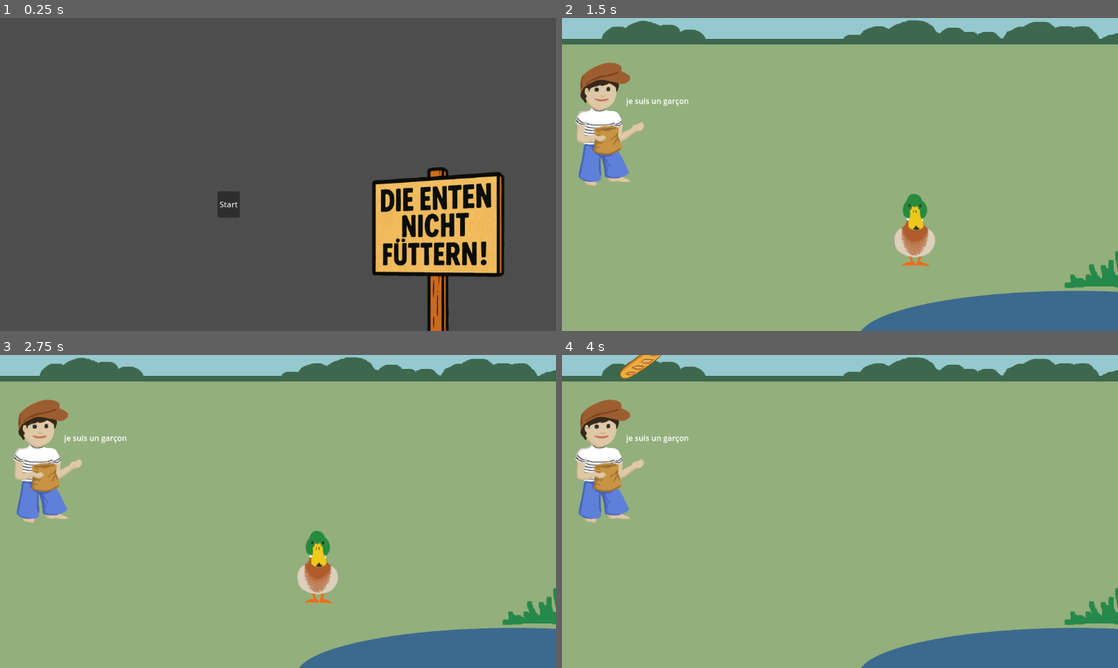
Above: before the commit, frames 1-4 (two rows, left to right).
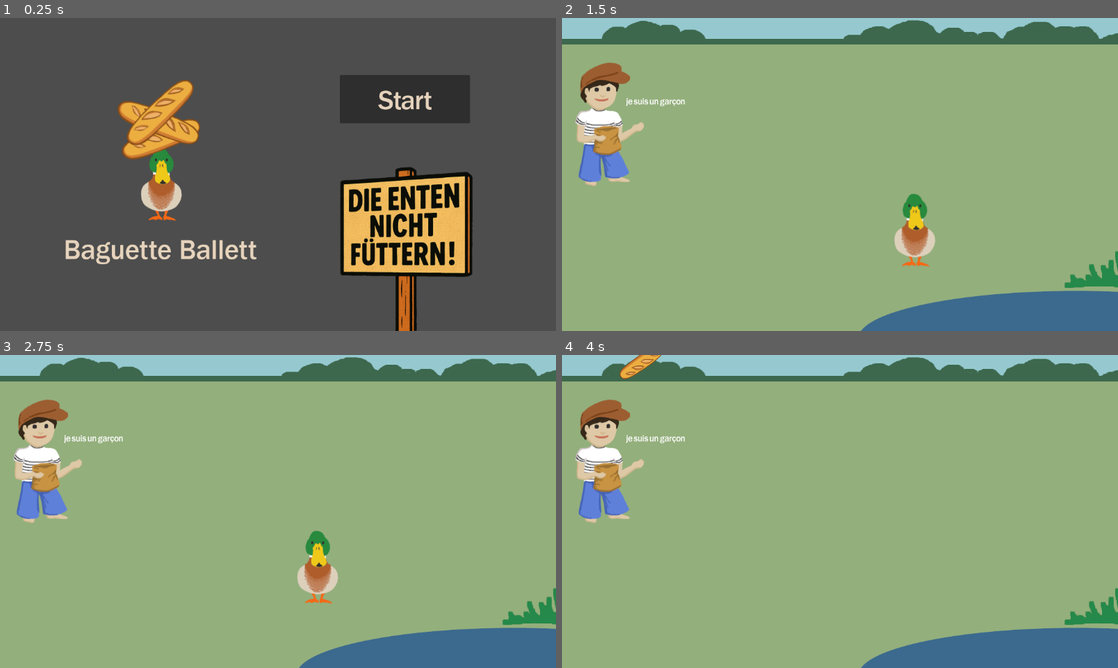
Above: after the commit, the same moments.

Repository: baguette-ballett/baguette-ballett
Game: Godot game, scene res://scenes/intro/intro.tscn
Same seed, same stepped clock (60 frames per second), same inputs: the game is played once before the commit and once after it.
Inputs:
- Up to frame 1 (0.25 s): no input
- Up to frame 2 (1.5 s): click "Start" at 0.5 s; tap Enter (ui_accept) at 1.25 s; hold Right (ui_right) from 1.28 s (still down)
- Up to frame 3 (2.75 s): tap Enter (ui_accept) at 1.52, 2.27 s; release Right (ui_right) at 2.03 s; hold Left (ui_left) from 2.03 s (still down)
- Up to frame 4 (4 s): release Left (ui_left) at 2.78 s; hold Right (ui_right) from 2.78 s (still down); tap Enter (ui_accept) at 3.77 s

The runs differ from the first frame. In frame 1, 16% of the frame differs, in the area x 11-91%, y 18-100%; in frame 2, 0.1%; in frame 3, 0.1%; in frame 4, 0.1%.

Commit message:
use custom font and adjust intro scene

Diff:
--- a/project.godot
+++ b/project.godot
@@ -18,6 +18,10 @@
 [display]
 
 window/stretch/mode="viewport"
+
+[gui]
+
+theme/custom_font="uid://nkrllbvd058o"
 
 [input]
 
--- a/scenes/intro/intro.tscn
+++ b/scenes/intro/intro.tscn
@@ -8,6 +8,7 @@
 [ext_resource type="Script" uid="uid://cyxtftd24c51c" path="res://scenes/intro/duckpoop.gd" id="4_ir5dn"]
 [ext_resource type="AudioStream" uid="uid://dcne1dgqnk5u7" path="res://assets/sounds/poop-pfft.wav" id="7_exgwc"]
 [ext_resource type="AudioStream" uid="uid://tnbk2sx0xn22" path="res://assets/sounds/poop-splat.wav" id="8_xk0cr"]
+[ext_resource type="Texture2D" uid="uid://dpcp36kepg8ox" path="res://assets/sprites/logo_transparent.png" id="9_xk0cr"]
 
 [sub_resource type="Shortcut" id="Shortcut_1rrv8"]
 
@@ -17,7 +18,7 @@
 script = ExtResource("1_8twl8")
 
 [node name="Clean Sign" type="Sprite2D" parent="."]
-position = Vector2(908, 481)
+position = Vector2(842, 481)
 scale = Vector2(0.70459, 0.743408)
 texture = ExtResource("1_ioskq")
 
@@ -26,19 +27,22 @@
 autoplay = true
 
 [node name="Buttons" type="BoxContainer" parent="."]
-offset_left = 451.0
-offset_top = 359.0
-offset_right = 611.0
-offset_bottom = 413.0
+offset_left = 704.0
+offset_top = 118.0
+offset_right = 1004.0
+offset_bottom = 218.0
 
 [node name="StartButton" type="Button" parent="Buttons"]
+custom_minimum_size = Vector2(270, 100)
 layout_mode = 2
+theme_override_colors/font_color = Color(0.901961, 0.827451, 0.737255, 1)
+theme_override_font_sizes/font_size = 48
 shortcut = SubResource("Shortcut_1rrv8")
 text = "Start"
 script = ExtResource("4_1rrv8")
 
 [node name="Duckpoop" type="CharacterBody2D" parent="."]
-position = Vector2(900, -750)
+position = Vector2(823, -750)
 scale = Vector2(0.2, 0.074)
 script = ExtResource("4_ir5dn")
 
@@ -57,3 +61,7 @@
 [node name="shitHitsTheSign" type="AudioStreamPlayer" parent="Duckpoop"]
 stream = ExtResource("8_xk0cr")
 volume_db = 24.0
+
+[node name="logo" type="Sprite2D" parent="."]
+position = Vector2(336, 331)
+texture = ExtResource("9_xk0cr")
Not shown, added: assets/sprites/logo_transparent.png.import
Not shown: 1 places in scenes/intro/intro.tscn that only renumber resources
